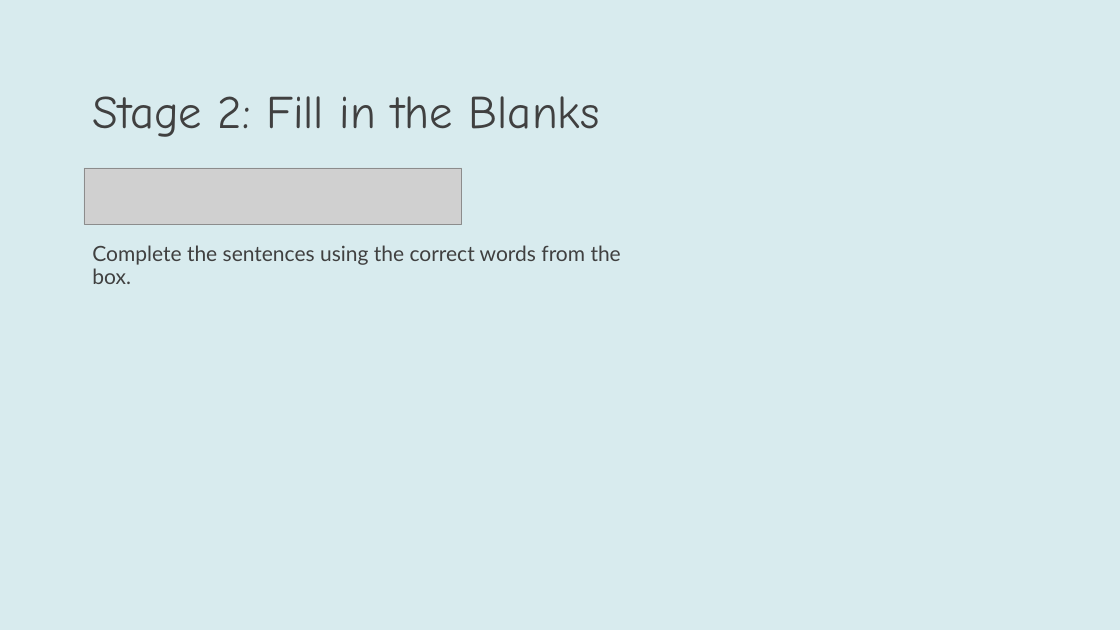
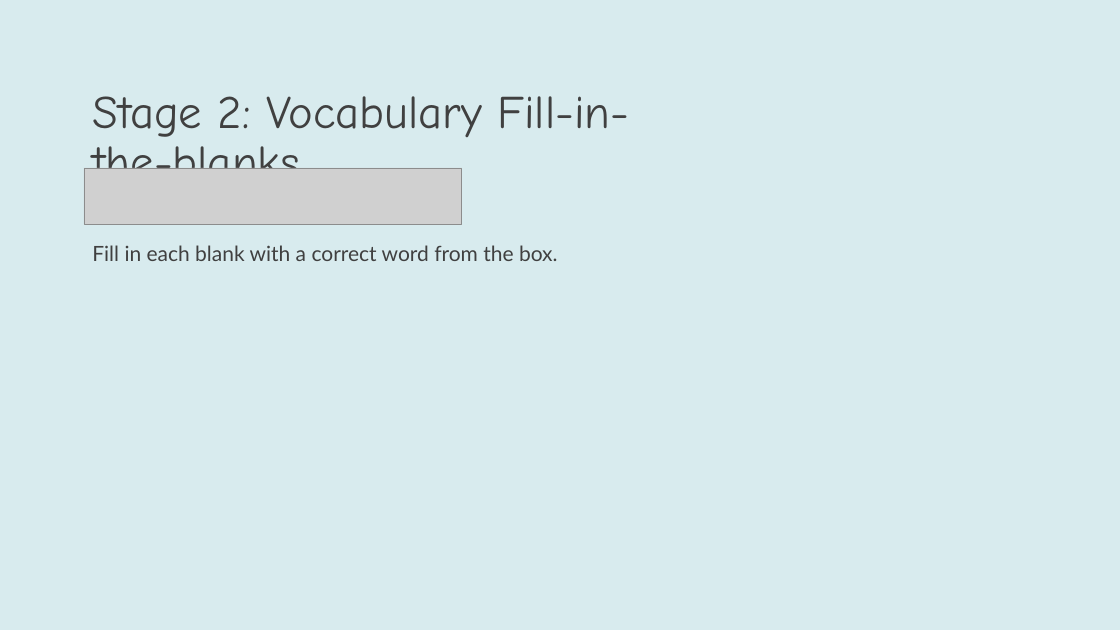
Before and after one commit to YuSh1nafk/IPR2026, a slide deck: slide 22 of back_end/outputs/Global_Success_Book_4_Presentation.pptx. Drawn at 1120x630 pixels with LibreOffice and Linux fonts; fonts in the diff are those of the drawing; grey boxes stand for pictures. Boxes give left, top, right and bottom in pixels: in the first picture for what was removed or moved away, otherwise in the second. Text is boxed around its words. In the diff, an @@ line names an element or a change of style, - is before the commit and + after.

```diff
--- a/back_end/outputs/Global_Success_Book_4_Presentation.pptx
+++ b/back_end/outputs/Global_Success_Book_4_Presentation.pptx
@@ title at [92,96,629,169]: text changed @@
-Stage 2: Fill in the Blanks
+Stage 2: Vocabulary Fill-in-the-blanks
@@ text at [92,245,558,261]: text changed @@
-Complete the sentences using the correct words from the box.
+Fill in each blank with a correct word from the box.
```
Also in this commit, not shown: 49 other slides changed, 4 slides added, 9 slides removed, 24 other files.
